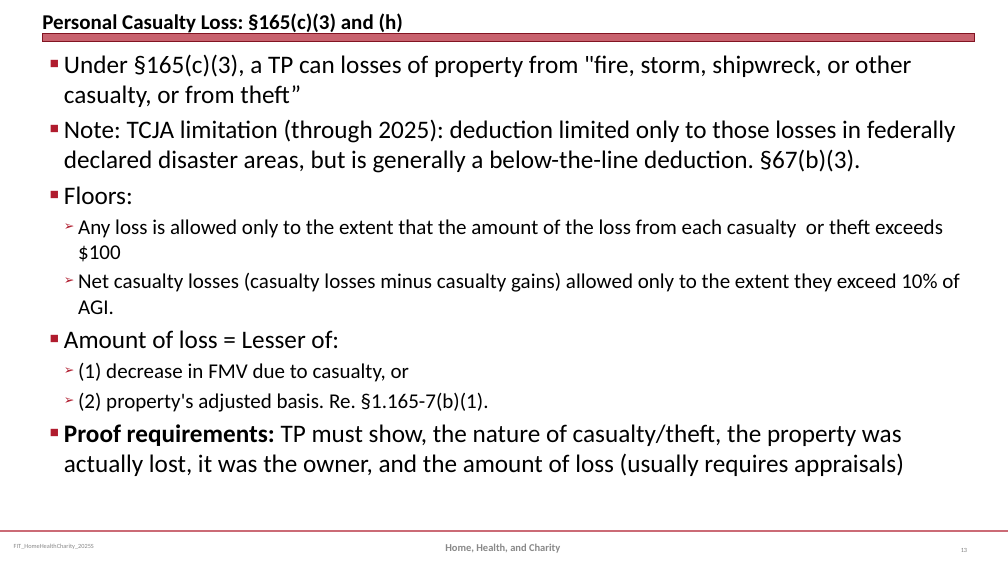
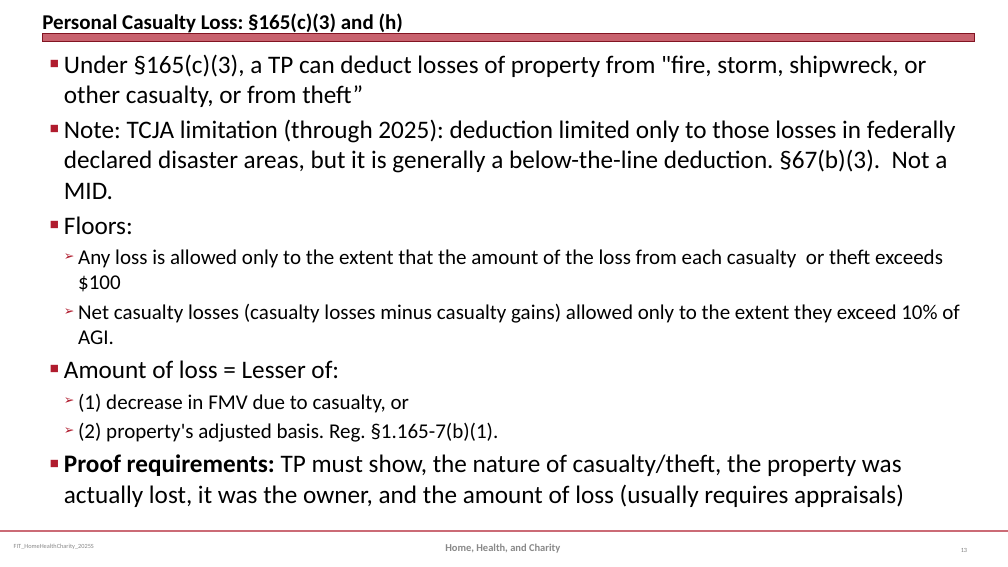
Before and after one commit to jmc877/Fed-Income-Tax, a slide deck: slide 13 of slides/FIT_HomeHealthCharity_2025S.pptx. Drawn at 1008x567 pixels with LibreOffice and Linux fonts; fonts in the diff are those of the drawing. Boxes give left, top, right and bottom in pixels: in the first picture for what was removed or moved away, otherwise in the second. Text is boxed around its words. In the diff, an @@ line names an element or a change of style, - is before the commit and + after.

```diff
--- a/slides/FIT_HomeHealthCharity_2025S.pptx
+++ b/slides/FIT_HomeHealthCharity_2025S.pptx
@@ text at box(64, 54, 956, 199): text changed @@
-■ Under §165(c)(3), a TP can losses of property from "fire, storm, shipwreck, or other casualty, or from theft”
-■ Note: TCJA limitation (through 2025): deduction limited only to those losses in federally declared disaster areas, but is generally a below-the-line deduction. §67(b)(3).
+■ Under §165(c)(3), a TP can deduct losses of property from "fire, storm, shipwreck, or other casualty, or from theft”
+■ Note: TCJA limitation (through 2025): deduction limited only to those losses in federally declared disaster areas, but it is generally a below-the-line deduction. §67(b)(3). Not a MID.
@@ text at box(78, 423, 499, 442): text changed @@
-  ➢ (2) property's adjusted basis. Re. §1.165-7(b)(1).
+  ➢ (2) property's adjusted basis. Reg. §1.165-7(b)(1).
```
Also in this commit, not shown: 5 other slides changed, 9 slides added, 2 other files.
